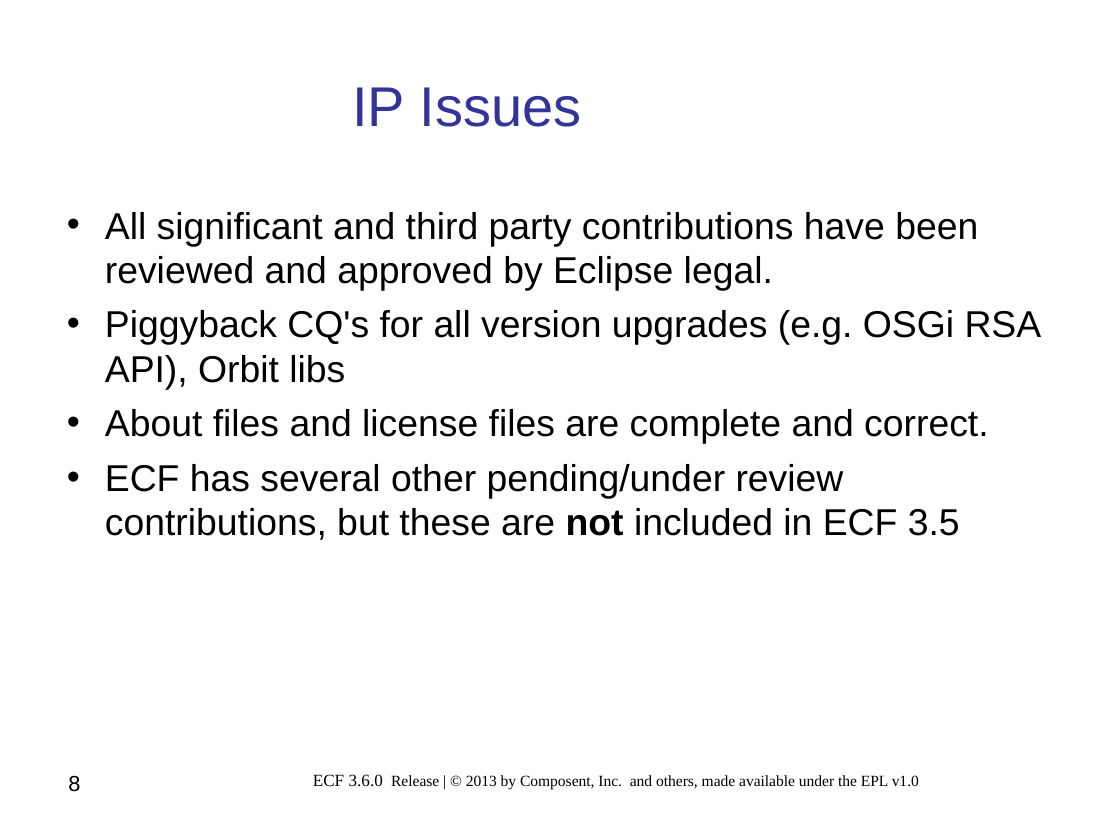
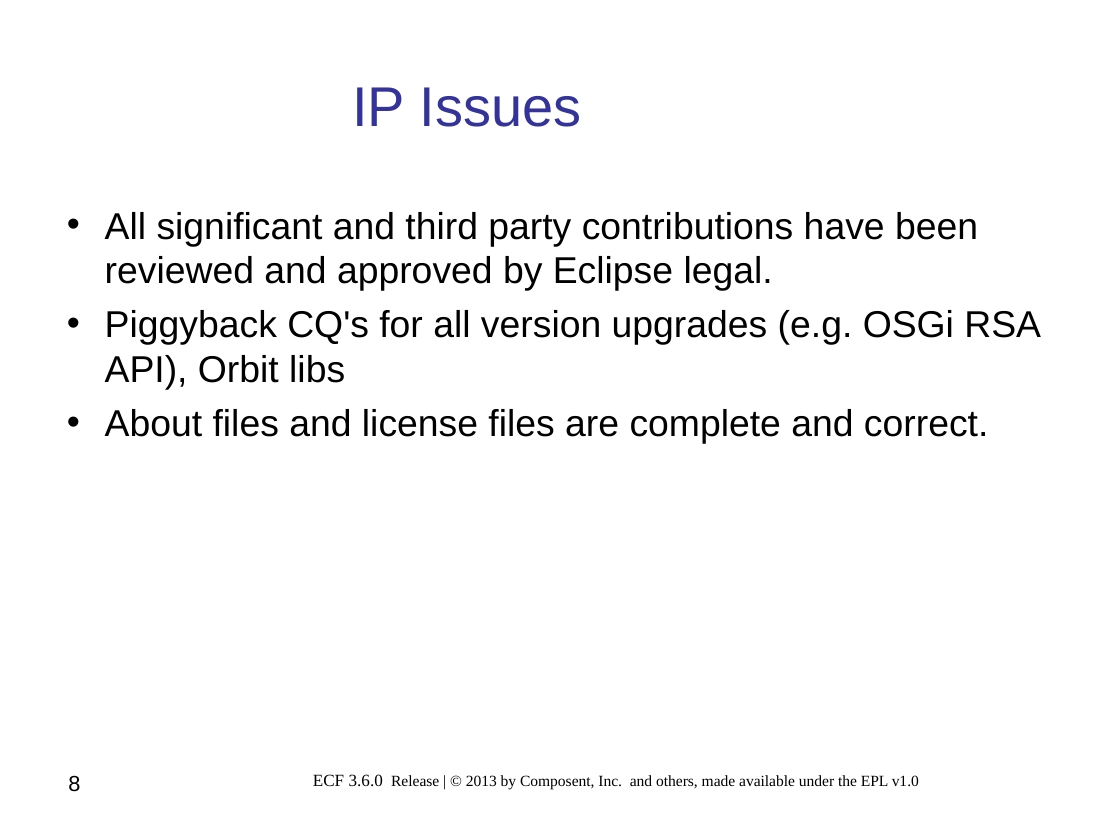
Before and after one commit to eclipse/ecf-website, a slide deck: slide 8 of reviews/ECF_Project_3.6.0_Release_Review.ppt. Drawn at 1120x840 pixels with LibreOffice and Linux fonts; fonts in the diff are those of the drawing; background and template pictures are left out. Boxes give left, top, right and bottom in pixels: in the first picture for what was removed or moved away, otherwise in the second. Text is boxed around its words. In the diff, an @@ line names an element or a change of style, - is before the commit and + after.

Commit message:
Changes to 3.6.0 release review slides.  Contribution from Tishan

```diff
--- a/reviews/ECF_Project_3.6.0_Release_Review.ppt
+++ b/reviews/ECF_Project_3.6.0_Release_Review.ppt
@@ text at box(105, 464, 960, 540): paragraph removed @@
-• ECF has several other pending/under review contributions, but these are not included in ECF 3.5
```
Also in this commit, not shown: 7 other slides changed, 1 slide added, 1 slide removed.
